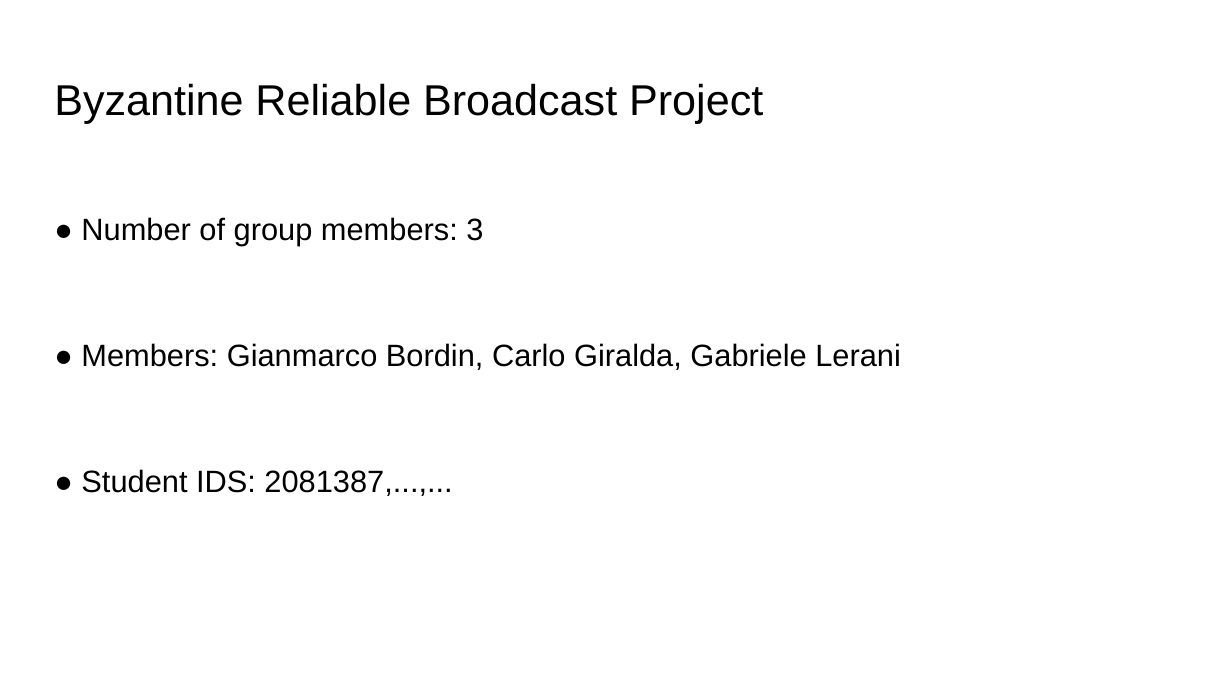
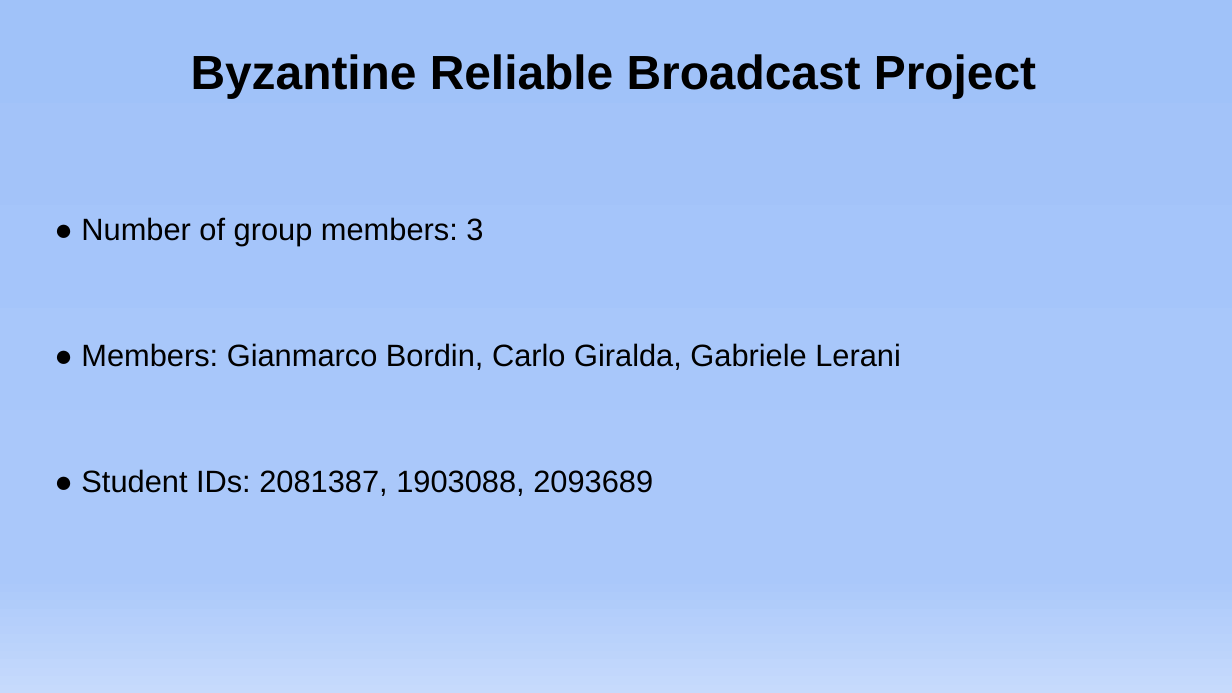
Before and after one commit to GabrieleLerani/Distributed-System-Broadcast-primitive-with-Byzantine-process, a slide deck: slide 14 of DOC/DDS_Presentation.pptx (slide 15 before the commit). Drawn at 1232x693 pixels with LibreOffice and Linux fonts; fonts in the diff are those of the drawing. Boxes give left, top, right and bottom in pixels: in the first picture for what was removed or moved away, otherwise in the second. Text is boxed around its words. In the diff, an @@ line names an element or a change of style, - is before the commit and + after.

```diff
--- a/DOC/DDS_Presentation.pptx
+++ b/DOC/DDS_Presentation.pptx
@@ background #FFFFFF to gradient #A1C2F9 to #AAC8FA to #C6DAFC @@
@@ title "Byzantine Reliable Broadcast Project": place and size @@
-title "Byzantine Reliable Broadcast Project" at <box>54,83,763,123</box>
+title "Byzantine Reliable Broadcast Project" at <box>191,54,1036,98</box>
@@ title "Byzantine Reliable Broadcast Project" at <box>191,54,1036,98</box>: size 25.2 to 28 pt, bold on @@
@@ text at <box>81,469,653,496</box>: text changed @@
-● Student IDS: 2081387,...,...
+● Student IDs: 2081387, 1903088, 2093689
```
Also in this commit, not shown: 12 other slides changed, 1 slide added, 2 slides removed.
